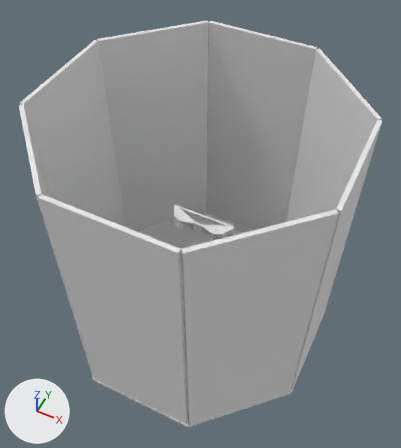
Renders of the Blender file aquarium/octagon.blend from each side of a commit.
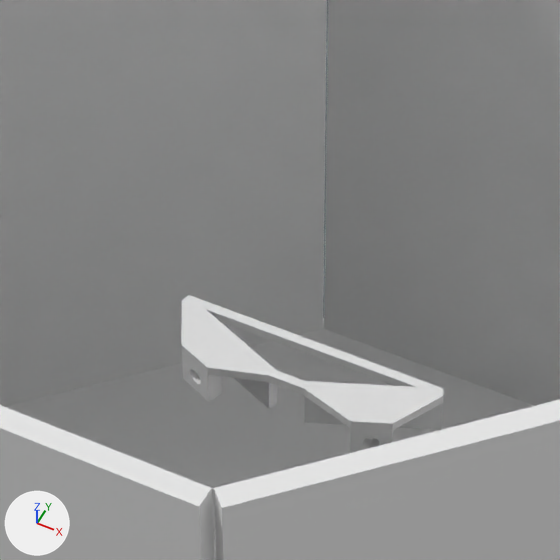
Old and new are each drawn whole from a 50 mm camera at (213.0, -419.0, 526.0) aimed at (2.0, 2.0, -1.0) and again close up on the part from 33% to 65% of the width and 31% to 59% of the height. Every picture has the same lights, and +X, +Y and +Z are marked at lower left.

Objects in the first close-up: 'Cylinder.001', 'Side.002', 'Side.003', 'Side.004', 'Side.005', 'Strut'.
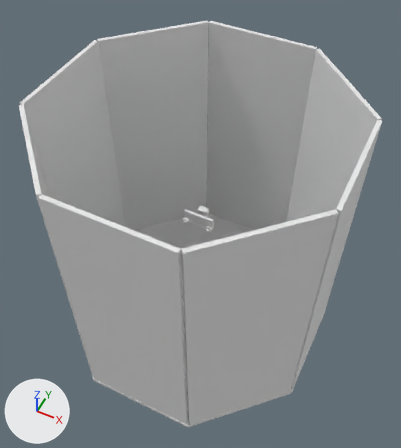
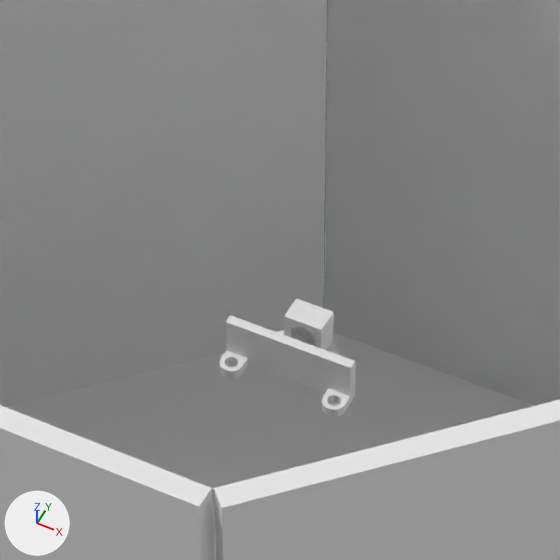
What changed in the scene script:
```text
Add me_cube_009_1:
    me_cube_009_1.from_pydata(...)  # 404 vertices, 211 faces; spans x -0.8..0.8, y -11.7..4.7, z -1.5..0.0
Change ob_strut:
    ob_strut: bpy.data.objects.new('Strut', me_cube_008) -> bpy.data.objects.new('Strut', me_cube_009_1)
    ob_strut.rotation_euler: (0.0, 0.0, 0.393) -> (3.142, 0.0, 0.0)  # degrees (0, 0, 23) -> degrees (180, 0, 0)
```

Boxes [x1, y1, x2, y2] around the edits, measured in the close-ups (560 x 560 px):
'Strut', reshaped, turned
    before: [181, 295, 443, 453]
    after: [220, 298, 356, 417]
